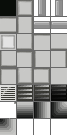
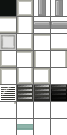
Layers edited between the first and the second w=67, h=135 image:
added layer "glass" above "floor_base" over [left=17, top=124, right=33, bottom=130]
moved "floor_base" above "walls", painted on it over [left=0, top=0, right=16, bottom=16]
renamed "wall" to "walls", painted on it over [left=0, top=0, right=67, bottom=104]
renamed "wall_corner" to "walls_faded", hid it, moved it above "door_right", painted on it over [left=0, top=102, right=67, bottom=135]
removed layer "wall_fade_horizontal Kopie 2" over [left=51, top=102, right=67, bottom=118]
removed layer "wall_fade_vertical Kopie" over [left=0, top=118, right=16, bottom=135]
removed layer "wall_fade_vertical" over [left=34, top=102, right=50, bottom=118]
removed layer "wall_fade_horizontal" over [left=17, top=102, right=33, bottom=118]
removed layer "blank_wall" over [left=34, top=68, right=67, bottom=84]
removed layer "wall_>" over [left=34, top=68, right=50, bottom=84]
removed layer "wall_u" over [left=17, top=68, right=33, bottom=84]
removed layer "wall_right" over [left=51, top=51, right=67, bottom=67]
removed layer "wall_lower_left" over [left=0, top=51, right=16, bottom=67]
removed layer "wall_lower_right" over [left=17, top=34, right=33, bottom=50]
removed layer "wall_upper_left" over [left=0, top=68, right=16, bottom=84]
removed layer "wall_upper_right" over [left=17, top=51, right=33, bottom=67]
removed layer "wall_left" over [left=34, top=51, right=50, bottom=67]
removed layer "wall_upper" over [left=34, top=34, right=50, bottom=50]
removed layer "wall_lower" over [left=51, top=34, right=67, bottom=50]
removed layer "wall_vertical" over [left=17, top=17, right=33, bottom=33]
removed layer "wall_horizontal" over [left=0, top=17, right=26, bottom=33]
removed layer "Ebene 1" over [left=0, top=0, right=67, bottom=135]
painted on "gitter" over [left=0, top=85, right=16, bottom=101]
